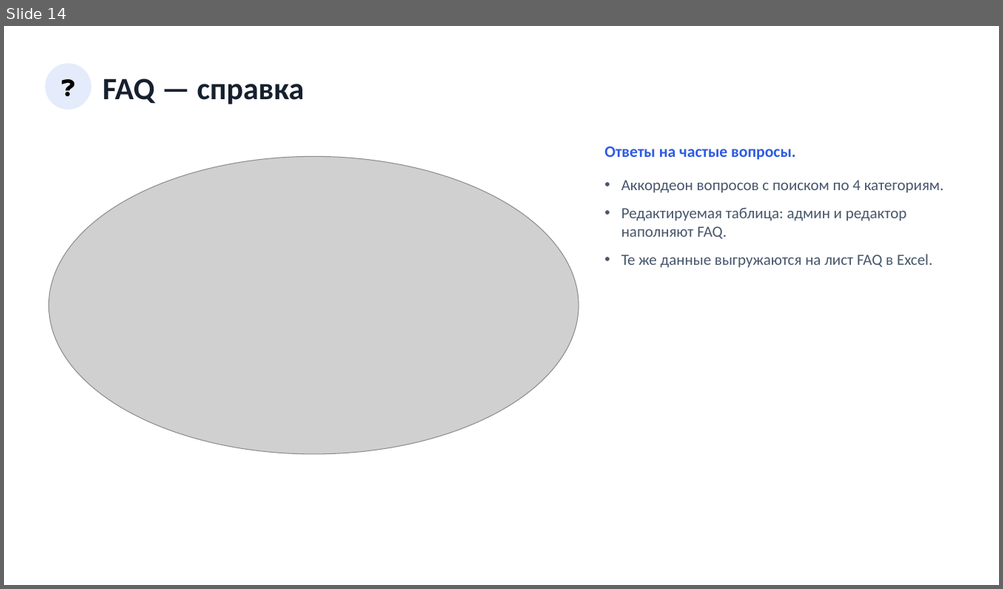
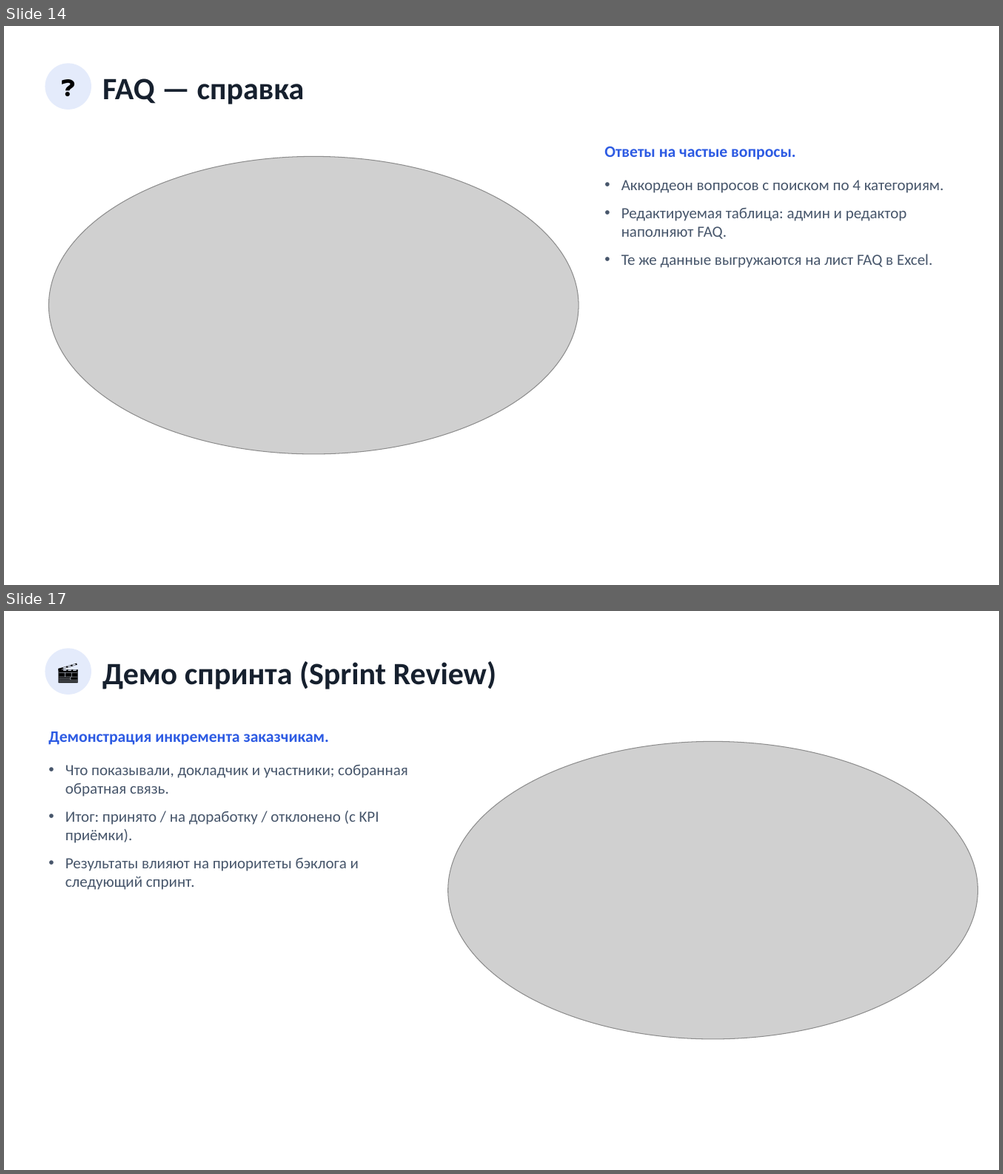
Before and after one commit to neoandrey1985/Planirovanie, a slide deck: Презентация_приложения.pptx. Shown one above the other, each under a label of ours: slide 14 before the commit, slides 14 and 17 after it; the slides between them are not shown. The pictures are 1003x589 and 1003x1174 pixels, drawn with LibreOffice and Linux fonts; fonts in the diff are those of the drawing; grey boxes stand for pictures. Boxes give left, top, right and bottom in pixels: in the first picture for what was removed or moved away, otherwise in the second. Text is boxed around its words. In the diff, an @@ line names an element or a change of style, - is before the commit and + after.

```diff
--- a/Презентация_приложения.pptx
+++ b/Презентация_приложения.pptx
@@ slide 17 added at [4, 611, 999, 1170], background #FFFFFF @@
@@ ellipse added at [45, 648, 91, 695], fill #E4EBFB @@
@@ text added at [45, 648, 91, 695], 20 pt, text #000000 @@
+🎬
@@ text added at [102, 661, 496, 689], 30 pt, text #16202E, bold @@
+Демо спринта (Sprint Review)
@@ text added at [48, 732, 329, 745], 15.5 pt, text #2D5BE3, bold @@
+Демонстрация инкремента заказчикам.
@@ picture added at [448, 741, 978, 1039] @@
@@ text added at [65, 765, 408, 890], 15 pt, text #47566B @@
+• Что показывали, докладчик и участники; собранная обратная связь.
+• Итог: принято / на доработку / отклонено (с KPI приёмки).
+• Результаты влияют на приоритеты бэклога и следующий спринт.
```
Also in this commit, not shown: 2 slides changed, 2 other slides added, 17 other files.
